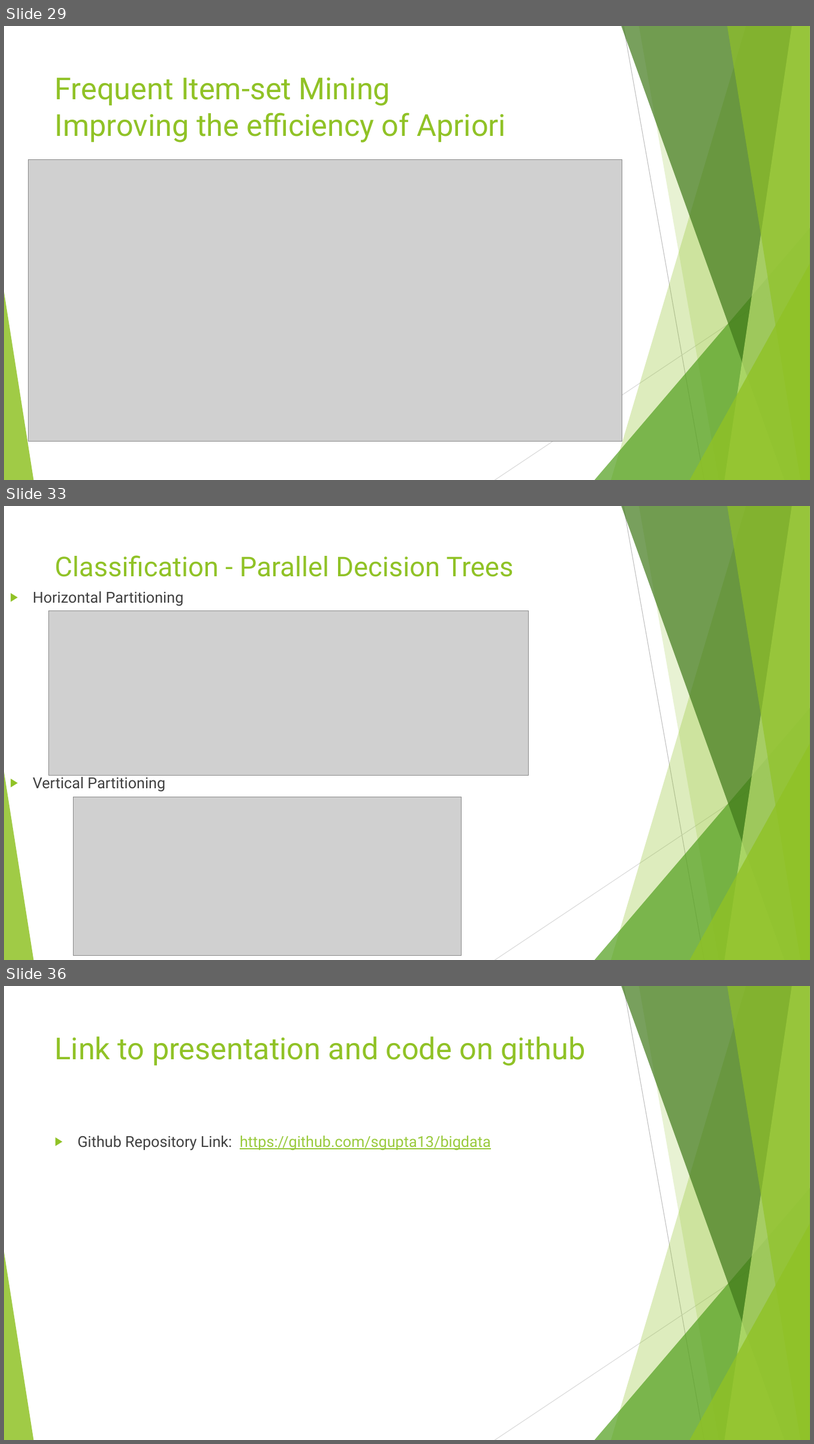
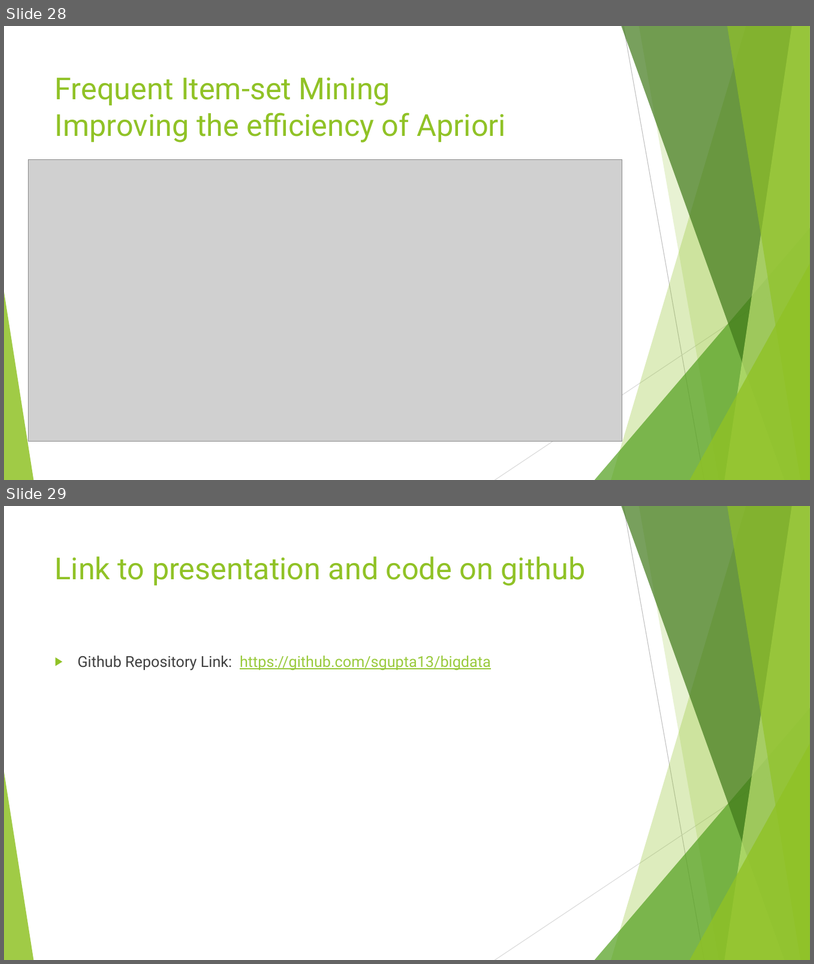
Before and after one commit to sgupta13/bigdata, a slide deck: Big Data Stream Mining.pptx. Shown one above the other, each under a label of ours: slides 29, 33 and 36 before the commit, slides 28 and 29 after it; the slides between them are not shown. The pictures are 814x1444 and 814x964 pixels, drawn with LibreOffice and Linux fonts; fonts in the diff are those of the drawing; grey boxes stand for pictures. Boxes give left, top, right and bottom in pixels: in the first picture for what was removed or moved away, otherwise in the second. Text is boxed around its words. In the diff, an @@ line names an element or a change of style, - is before the commit and + after.

```diff
--- a/Big Data Stream Mining.pptx
+++ b/Big Data Stream Mining.pptx
@@ slide 33 removed at (4,506,810,960), background #FFFFFF; not listed: 10 template elements that a slide beside it also shows @@
@@ title removed at (55,555,514,577) @@
-Classification - Parallel Decision Trees
@@ text removed at (33,591,184,792) @@
-▶ Horizontal Partitioning
-▶ Vertical Partitioning
@@ picture removed at (49,610,529,776) @@
@@ picture removed at (73,796,461,955) @@
@@ what was slide 29 is now slide 28 @@
@@ what was slide 36 is now slide 29 @@
```
Also in this commit, not shown: 5 slides changed, 6 other slides removed, 3 other files.
